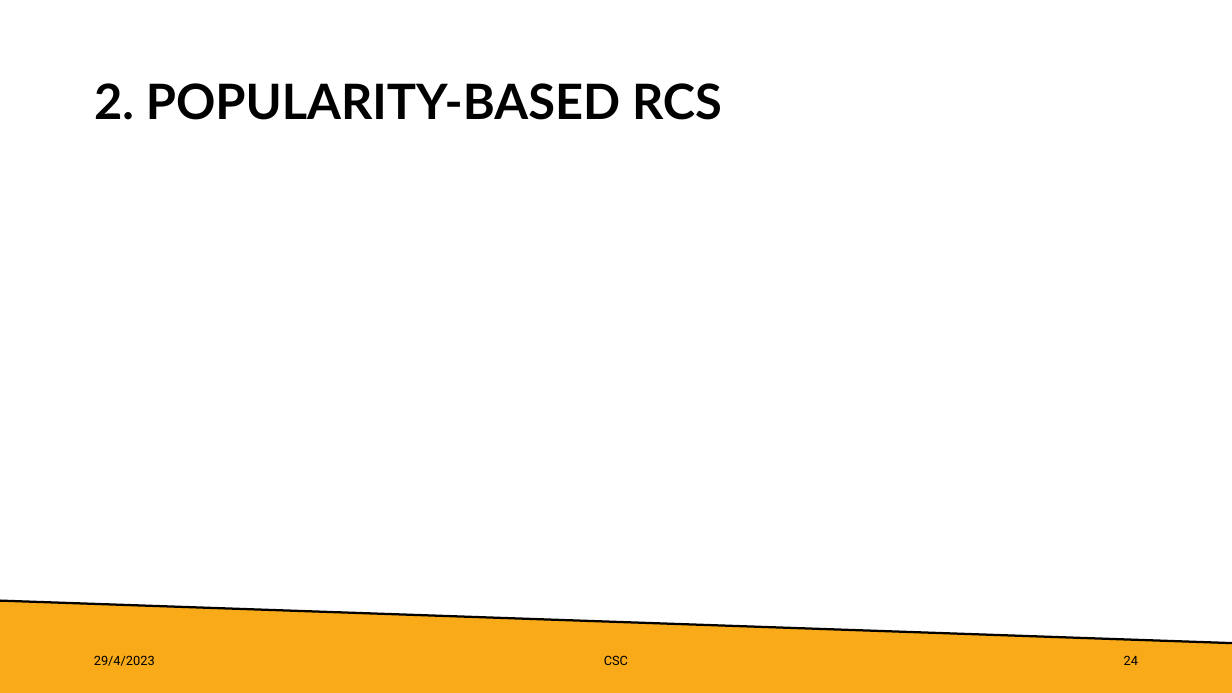
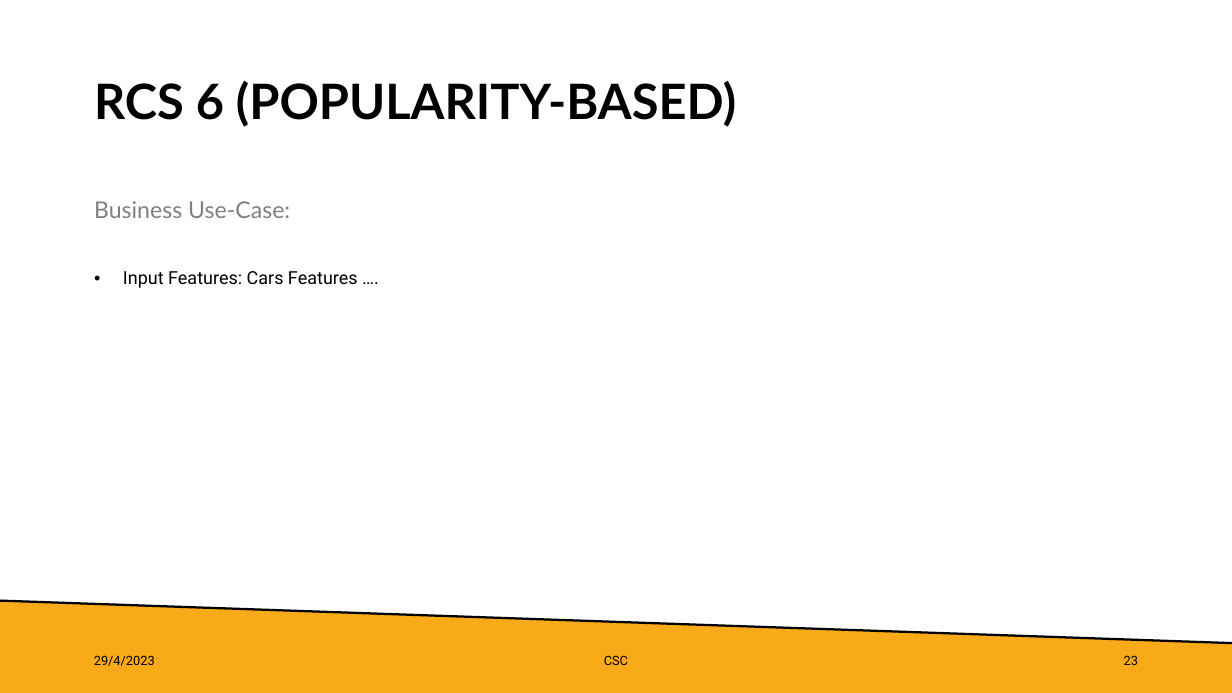
Before and after one commit to lkimhui/CarSmartConsultancy, a slide deck: slide 23 of BIG_DATA_PROCESSING_PresentationDeck.pptx (slide 24 before the commit). Drawn at 1232x693 pixels with LibreOffice and Linux fonts; fonts in the diff are those of the drawing. Boxes give left, top, right and bottom in pixels: in the first picture for what was removed or moved away, otherwise in the second. Text is boxed around its words. In the diff, an @@ line names an element or a change of style, - is before the commit and + after.

```diff
--- a/BIG_DATA_PROCESSING_PresentationDeck.pptx
+++ b/BIG_DATA_PROCESSING_PresentationDeck.pptx
@@ title at [94,81,736,127]: text changed @@
-2. POPULARITY-BASED RCS
+RCS 6 (POPULARITY-BASED)
@@ text added at [94,201,290,218], 18 pt, text #808080 @@
+Business Use-Case:
@@ text added at [123,271,358,288], 14 pt, text #000000 @@
+• Input Features: Cars Features ….
@@ page number at [1124,655,1138,665]: text changed @@
-24
+23
```
Also in this commit, not shown: 10 other slides changed, 3 slides added.
